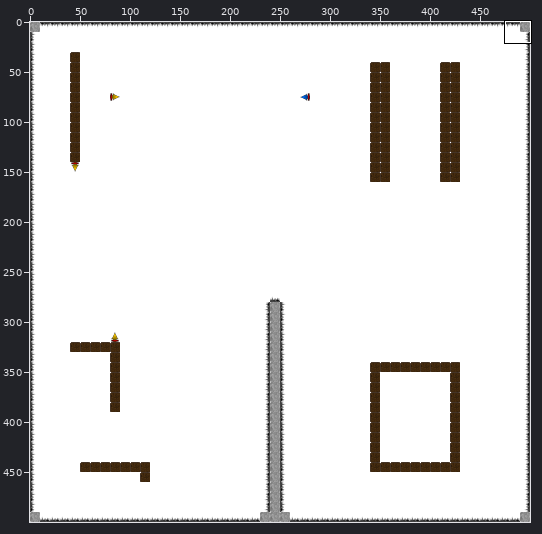
A sprite sheet gets an edit: levels/10_Synthesis.png. Above, an overview of the earlier version with the close-up marked.
Close-up. Old version:
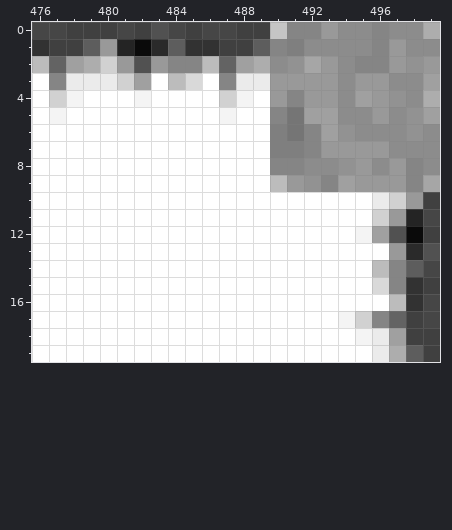
The file is 500x500 pixels. Colours within 5 levels of each other are drawn and written as one. Shown: x 476..499, y 0..19. The commit also changed other parts of the picture, which this record leaves out.
The same view after the edit:
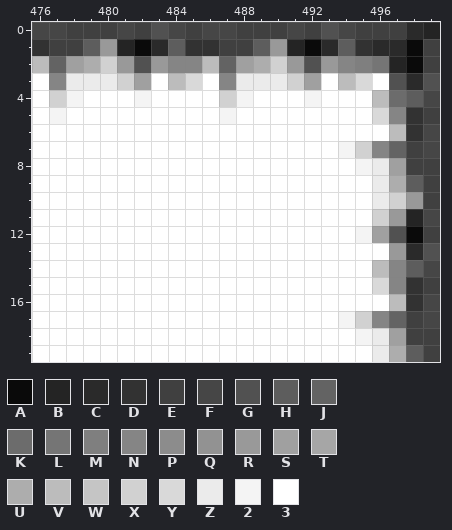
Palette (. is transparent): A #0a0a0a  B #242424  C #2a2a2a  D #323232  E #404040  F #464646  G #515151  H #5d5d5d  J #636363  K #6c6c6c  L #757575  M #7f7f7f  N #858585  P #8c8c8c  Q #929292  R #999999  S #a0a0a0  T #a6a6a6  U #adadad  V #bcbcbc  W #c5c5c5  X #d1d1d1  Y #d9d9d9  Z #ebebeb  2 #f4f4f4  3 #ffffff
What changed:
Changed rows in their new state; - is an unchanged pixel.
first column x 490:
 0 EFEGFEEECB
 1 RBACHDCCAE
 2 XRG-NMLBAE
 3 ZXS3VY3GCG
 4 332333VKHF
 5 333333YNDE
 6 3333333VDF
 7 33332XNJEF
 8 333332ZSEE
 9 333333ZUHE
Boxes around the changes in both close-ups, in picture pixels (x1, y1, x2, y2):
changed: (270, 22, 440, 192)
